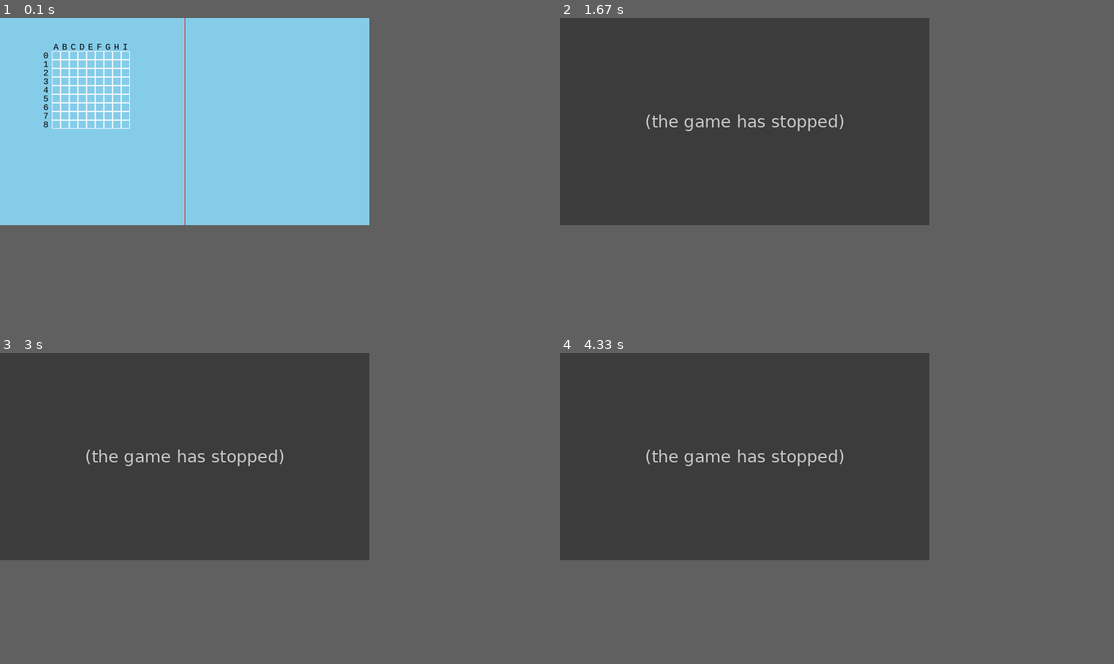
Above: before the commit, frames 1-4 (two rows, left to right).
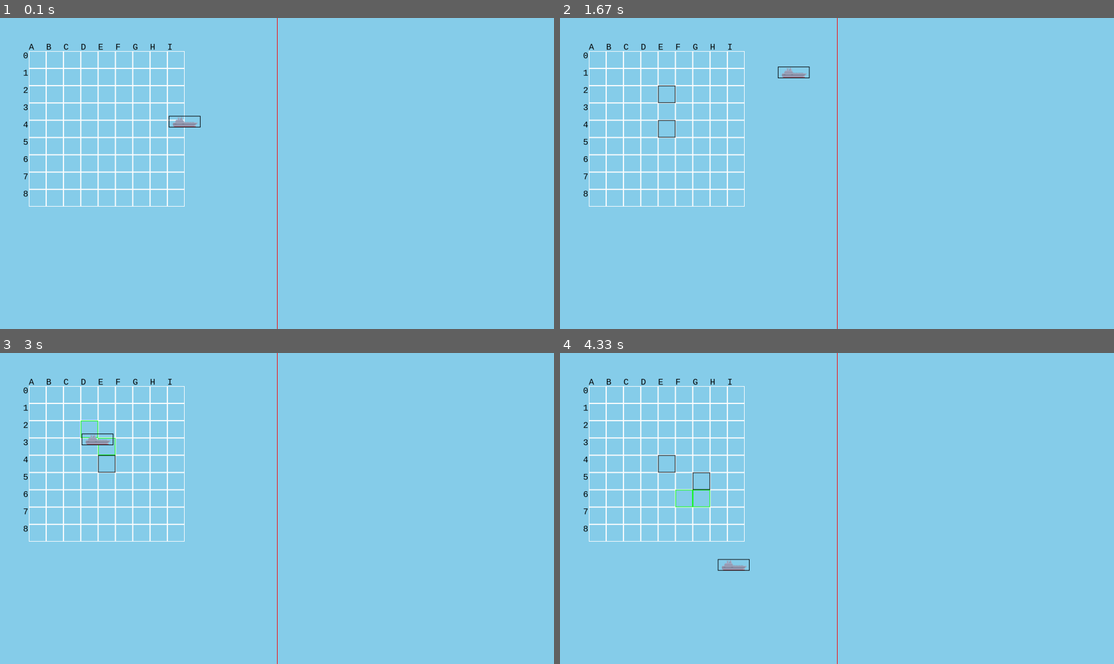
Above: after the commit, the same moments.

Repository: franciapparelli/battleship-pygame
Game: pygame game, started from main.py
Two runs of this game, one before a commit and one after it. Both use one fixed random seed, a clock stepped at 60 frames per second and the inputs below.
Inputs (mouse positions are in pixels of both pictures, inside the frame that each line leads up to):
- Up to frame 1 (0.1 s): no input
- Up to frame 2 (1.67 s): press the mouse at (742, 120) at 0.37 s; move the mouse to (798, 192) at 0.47 s; release the mouse at (853, 266) at 0.6 s; press the mouse at (731, 154) at 0.7 s; move the mouse to (687, 207) at 0.8 s; release the mouse at (643, 263) at 0.93 s; press the mouse at (853, 266) at 1.03 s; move the mouse to (886, 198) at 1.13 s; release the mouse at (925, 129) at 1.27 s; press the mouse at (925, 129) at 1.37 s; move the mouse to (859, 101) at 1.47 s; release the mouse at (792, 70) at 1.6 s
- Up to frame 3 (3 s): press the mouse at (232, 405) at 1.7 s; move the mouse to (254, 480) at 1.8 s; release the mouse at (271, 552) at 1.93 s; press the mouse at (271, 552) at 2.03 s; move the mouse to (293, 589) at 2.13 s; release the mouse at (315, 626) at 2.27 s; press the mouse at (315, 626) at 2.37 s; move the mouse to (204, 533) at 2.47 s; release the mouse at (99, 440) at 2.6 s; press the mouse at (171, 489) at 2.7 s; move the mouse to (166, 511) at 2.8 s; release the mouse at (160, 533) at 2.93 s
- Up to frame 4 (4.33 s): press the mouse at (659, 440) at 3.03 s; move the mouse to (692, 502) at 3.13 s; release the mouse at (731, 564) at 3.27 s; press the mouse at (731, 489) at 3.37 s; move the mouse to (720, 443) at 3.47 s; release the mouse at (709, 393) at 3.6 s; click (781, 524) at 3.72 s
In our replay, the window is 600x337 before the commit and 900x506 after it. These sizes can differ from the game's own. Grey fills any space a smaller window leaves; there, only what the larger window draws over its background counts as a difference.

The runs differ from the first frame. In frame 1, 3.5% of the frame differs, in the area x 4-51%, y 0-100%; in frame 2, 44%; in frame 3, 44%; in frame 4, 45%, in the area x 0-67%, y 0-100%.
Error before the commit: IndexError: list assignment index out of range (main.py line 71); the game stopped at 0.37 s (later frames are placeholders)

Commit message:
second commit

Diff:
--- a/funciones.py
+++ b/funciones.py
@@ -1,8 +1,6 @@
 import random
 import os
 import pygame
-
-crew_member = pygame.image.load(os.path.join("images", "crew_member.png"))
 
 # Funcion para inicilizar matrices que luego seran modificadas para mostrar por consola
 def inicializar_matriz():
--- a/main.py
+++ b/main.py
@@ -2,7 +2,7 @@
 from sys import exit
 from funciones import *
 
-WIDTH, HEIGHT = 1280, 720
+WIDTH, HEIGHT = 1920, 1080
 SCREEN = pygame.display.set_mode((WIDTH, HEIGHT))
 pygame.display.set_caption("Naval Battle")
 
@@ -11,22 +11,26 @@
 LETTERS = ["A", "B", "C", "D", "E", "F", "G", "H", "I"]
 
 FPS = 60
+CREW_IMG = pygame.image.load('images/x.png')
+rect = CREW_IMG.get_rect()
+rect.center = 1280 // 2, 720 // 2
+
 
 def draw_window():
     SCREEN.fill(LIGHT_BLUE)
-    pygame.draw.rect(SCREEN, (255, 0, 0), [640, 0, 2, 1280])
+    pygame.draw.rect(SCREEN, (255, 0, 0), [WIDTH / 2, 0, 2, 1280])
 
 matrix = inicializar_matriz()
 # we use the sizes to draw as well as to do our "steps" in the loops.
-grid_node_width = 30
-grid_node_height = 30
+grid_node_width = 60
+grid_node_height = 60
 
 def createCrew(x, y, color):
     pygame.draw.rect(SCREEN, color, [x, y, grid_node_width, grid_node_height], 2)
 
 def visualizeGrid(matrix):
     y = 115  # we start at the top of the screen
-    x = 185
+    x = 100
     myfont = pygame.font.SysFont("monospace", 30)
     for letter in LETTERS:
         label = myfont.render(letter, 2, BLACK)
@@ -34,22 +38,24 @@
         x += grid_node_width
     counter = 0
     for row in matrix:
-        x = 150 # for every row we start at the left of the screen again
+        x = 80 # for every row we start at the left of the screen again
         label = myfont.render(str(counter), 1, BLACK)
         counter += 1
         SCREEN.blit(label, (x, y))
-        x = 180
+        x = 100
         for item in row:
             if item == "-":
                 createCrew(x, y, (255, 255, 255))
+            elif item == "H":
+                createCrew(x, y, (0, 255, 0))
             else:
                 createCrew(x, y, (0, 0, 0))
 
             x += grid_node_width # for ever item/number in that row we move one "step" to the right
         y += grid_node_height   # for every new row we move one "step" downwards
 
-
 def main():
+    moving = False
     pygame.init()
     clock = pygame.time.Clock()
     running = True
@@ -65,13 +71,46 @@
                     # Obtener la posición del clic del mouse
                     x, y = pygame.mouse.get_pos()
                     # Calcular la celda en la que se hizo clic
-                    column_click = x // 30 - 6
-                    row_click = y // 30 - 4
+                    column_click = x // 60 - 6
+                    row_click = y // 60 - 4
                     print(f"Se hizo clic en la celda ({row_click}, {column_click})")
-                    matrix[row_click][column_click] = "T"
+                    if row_click <= 8 and row_click >= 0 and column_click <= 8 and column_click >= 0:
+                        matrix[row_click][column_click] = "T"
+                    if rect.collidepoint(event.pos):
+                        moving = True
+
+            elif event.type == pygame.MOUSEBUTTONUP:
+                moving = False
+                first_pos_x , first_pos_y = rect.topleft
+                second_pos_x , second_pos_y = rect.bottomright
+                first_node_x = first_pos_x // 60 - 1
+                first_node_y = first_pos_y // 60 - 2
+                second_node_x = second_pos_x // 60 - 2
+                second_node_y = second_pos_y // 60 - 2
+                print(f"{first_node_x} {first_node_y} | {second_node_x} {second_node_y}")
+
+        # Make your image move continuously
+            elif event.type == pygame.MOUSEMOTION and moving:
+                rect.move_ip(event.rel)
+                first_pos_x , first_pos_y = rect.topleft
+                second_pos_x , second_pos_y = rect.bottomright
+                first_node_x = first_pos_x // 60 - 1
+                first_node_y = first_pos_y // 60 - 2
+                second_node_x = second_pos_x // 60 - 2
+                second_node_y = second_pos_y // 60 - 2
+                for row in range(8):
+                    for item in range(8):
+                        if first_node_x <= 8 and first_node_x >= 0 and first_node_y <= 8 and first_node_y >= 0 and second_node_x <= 8 and second_node_x >= 0 and second_node_y <= 8 and second_node_y >= 0:
+                            if (row == first_node_y and item == first_node_x) or (row == second_node_y and item == second_node_x):
+                                matrix[row][item] = "H"
+                            else:
+                                matrix[row][item] = "-"
+
 
         draw_window()
         visualizeGrid(matrix)
+        SCREEN.blit(CREW_IMG, rect)
+        pygame.draw.rect(SCREEN, BLACK, rect, 2)
         pygame.display.update()
 
 
Binary file added: images/crew2.png
Binary file added: images/crew33.png
Binary file removed: images/crew_member.png
Binary file added: images/x.png
